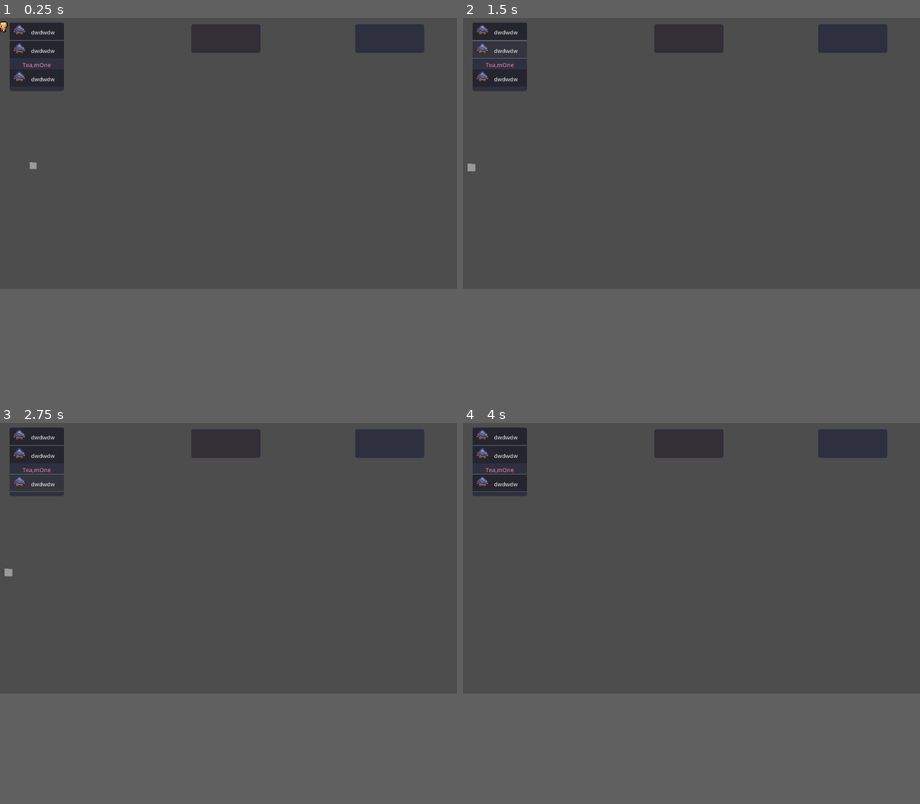
Above: before the commit, frames 1-4 (two rows, left to right).
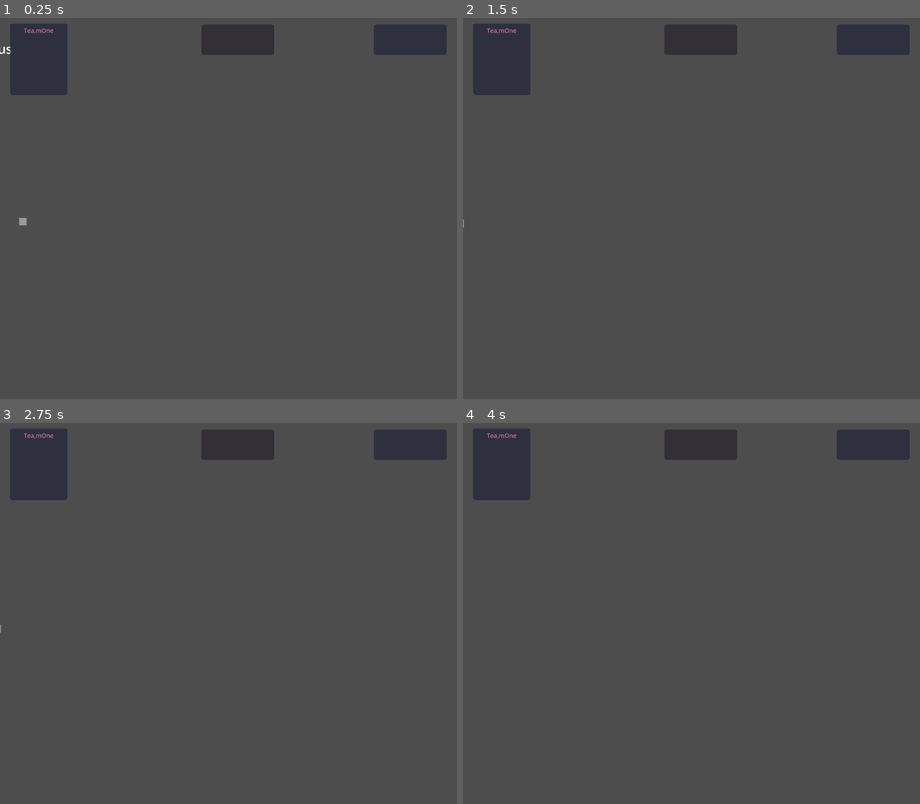
Above: after the commit, the same moments.

Repository: nathan-guiard/zappy
Game: Godot game, scene res://main.tscn
Same seed, same stepped clock (60 frames per second), same inputs: the game is played once before the commit and once after it.
Inputs (mouse positions are in pixels of both pictures, inside the frame that each line leads up to):
- Up to frame 1 (0.25 s): no input
- Up to frame 2 (1.5 s): click (499, 29) at 0.52 s; click (499, 48) at 1.27 s
- Up to frame 3 (2.75 s): click (36, 483) at 2.02 s
- Up to frame 4 (4 s): tap Enter at 2.75 s; move the mouse to (792, 541) at 2.77 s; hold W 2.78-3.5 s; tap P at 2.85 s; click (792, 541) at 2.92 s; tap Space at 3.5 s; drag from (600, 571) to (668, 609) at 3.52 s
In our replay, the window is 800x480 before the commit and 800x673 after it. These sizes can differ from the game's own. Grey fills any space a smaller window leaves; there, only what the larger window draws over its background counts as a difference.

The runs differ from the first frame. In frame 1, 1.9% of the frame differs, in the area x 0-98%, y 0-55%; in frame 2, 1.8%; in frame 3, 1.8%; in frame 4, 1.8%.

Commit message:
team indication done, with color

Diff:
--- a/graphics/Camera2D.gd
+++ b/graphics/Camera2D.gd
@@ -13,8 +13,8 @@
 		return focused_player if is_instance_valid(focused_player) else null
 	set(new_val):
 		if new_val == null:
-			if focused_player:
-				focused_player.toggle_outline(false)
+			#if focused_player:
+				#focused_player.toggle_outline(false)
 			tile_map.clear_traces_square()
 			tile_map.close_inventory()
 		focused_player = new_val
--- a/graphics/PlayerInfoBtn.gd
+++ b/graphics/PlayerInfoBtn.gd
@@ -3,17 +3,33 @@
 class_name PlayerInfoBtn
 
 
-@onready var texture_rect: TextureRect = $HBoxContainer/MarginContainer/TextureRect
+@onready var texture_rect: TextureRect = %TextureRect
 @onready var label_info: Label = $HBoxContainer/LabeInfo
 
 var player_id: int
 
 @export var logo: Texture2D:
 	set(val):
+		print(val)
 		logo = val
-		texture_rect.texture = logo
+		if texture_rect:
+			texture_rect.texture = logo
 
 @export var info: String:
 	set(val):
+		print("info: ", val)
 		info = val
-		label_info.text = info
+		if label_info:
+			label_info.text = info
+
+@export var logo_color: Color:
+	set(val):
+		logo_color = val
+		if texture_rect:
+			print("shader parama: ",(texture_rect.material as ShaderMaterial).get_shader_parameter("outline_color"))
+			(texture_rect.material as ShaderMaterial).set_shader_parameter("outline_color", logo_color)
+
+func _ready() -> void:
+		#texture_rect.material = preload("res://player_shader.tres")
+		#(texture_rect.material as ShaderMaterial).set_shader_parameter("shader_parameter/outline_color", Vector4(255,1,1, 1))
+	texture_rect.material = preload("res://player_shader.tres").duplicate()
--- a/graphics/PlayerInfoBtn.tscn
+++ b/graphics/PlayerInfoBtn.tscn
@@ -1,7 +1,35 @@
-[gd_scene load_steps=3 format=3 uid="uid://delydwahpgwe1"]
+[gd_scene load_steps=5 format=3 uid="uid://delydwahpgwe1"]
 
 [ext_resource type="Texture2D" path="res://linemate_texture.res" id="1_8n448"]
 [ext_resource type="Script" path="res://PlayerInfoBtn.gd" id="1_cadi3"]
+
+[sub_resource type="Shader" id="Shader_mcchf"]
+code = "shader_type canvas_item;
+
+uniform vec4 outline_color : source_color;
+
+void fragment(){
+	float size_x = 2.0/float(textureSize(TEXTURE, 0).x);
+	float size_y = 2.0/float(textureSize(TEXTURE, 0).y);
+	vec4 sprite_color = texture(TEXTURE, UV);
+	float alpha = -4.0 * sprite_color.a;
+	alpha += texture(TEXTURE, UV + vec2(size_x, 0)).a;
+	alpha += texture(TEXTURE, UV + vec2(-size_x, 0)).a;
+	alpha += texture(TEXTURE, UV + vec2(0, size_y)).a;
+	alpha += texture(TEXTURE, UV + vec2(0, -size_y)).a;
+	//For outlining corners
+	//Change the -4.0 to -8.0 in alpa if adding these lines
+	/*alpha += texture(TEXTURE, UV + vec2(size_x, size_y)).a;
+	alpha += texture(TEXTURE, UV + vec2(-size_x, size_y)).a;
+	alpha += texture(TEXTURE, UV + vec2(-size_x, -size_y)).a;
+	alpha += texture(TEXTURE, UV + vec2(size_x, -size_y)).a;*/
+	vec4 final_color = mix(sprite_color, outline_color, clamp(alpha, 0.0, 1.0));
+	COLOR = vec4(final_color.rgb, clamp(abs(alpha) + sprite_color.a, 0.0, 1.0));
+}"
+
+[sub_resource type="ShaderMaterial" id="ShaderMaterial_wxixx"]
+shader = SubResource("Shader_mcchf")
+shader_parameter/outline_color = Color(0.933333, 0, 0.54902, 1)
 
 [node name="PlayerInfoBtn" type="Button"]
 custom_minimum_size = Vector2(2.08165e-12, 150)
@@ -10,6 +38,9 @@
 scale = Vector2(0.5, 0.5)
 mouse_default_cursor_shape = 2
 script = ExtResource("1_cadi3")
+logo = ExtResource("1_8n448")
+info = "ijijijijijij"
+logo_color = Color(0.92549, 0.270588, 0.427451, 1)
 
 [node name="HBoxContainer" type="HBoxContainer" parent="."]
 layout_mode = 0
@@ -23,7 +54,9 @@
 theme_override_constants/margin_right = 20
 
 [node name="TextureRect" type="TextureRect" parent="HBoxContainer/MarginContainer"]
+unique_name_in_owner = true
 texture_filter = 1
+material = SubResource("ShaderMaterial_wxixx")
 layout_mode = 2
 texture = ExtResource("1_8n448")
 expand_mode = 2
@@ -33,6 +66,6 @@
 layout_mode = 2
 size_flags_horizontal = 3
 theme_override_font_sizes/font_size = 48
-text = "dwdwdw"
+text = "ijijijijijij"
 
 [connection signal="button_down" from="." to="." method="_on_button_down"]
--- a/graphics/TileMap.gd
+++ b/graphics/TileMap.gd
@@ -4,6 +4,7 @@
 @onready var panel_container: PanelContainer = %CanvasLayer/PanelContainer
 @onready var panel_players: PanelContainer = $"../CanvasLayer/PanelContainer2"
 @onready var panel_container_inventory: PanelContainer = $"../CanvasLayer/PanelContainerInventory"
+@onready var team_h_box_container: HBoxContainer = $"../CanvasLayer/TeamScrollContainer/TeamHBoxContainer"
 
 @onready var v_box_container_players: VBoxContainer = %VBoxContainerPlayers
 const player_info_btn_scene: PackedScene = preload("res://PlayerInfoBtn.tscn")
@@ -322,14 +323,23 @@
 			update_contents_in_v_box_ctn(v_box_container_inventory, player.inventory)
 		if not teams_color.has(player.team):
 			teams_color[player.team] = TEAM_COLORS[teams_color.size()]
-
+			var new_label: Label = Label.new()
+			new_label.text = player.team
+			new_label["theme_override_colors/font_color"] = teams_color[player.team]
+			new_label["theme_override_font_sizes/font_size"] = 45
+			team_h_box_container.add_child(new_label)
 
 		var player_info_btn: PlayerInfoBtn = player_info_btn_scene.instantiate()
 		v_box_container_players.add_child(player_info_btn)
 		player_info_btn.info = "Level " + str(player.level)
 		player_info_btn.logo = player.anim.sprite_frames.get_frame_texture("down_walk", 0)
+		player_info_btn.logo_color = teams_color[player.team]
 		player_info_btn.player_id =  player.id
 		player_info_btn.button_down.connect(_on_player_info_btn_button_down.bind(player.id))
+
+		if player.team_color == Color(0, 0, 0):
+			player.team_color = teams_color[player.team]
+
 		#print("action: ", new_player.action)
 	#print("_players: ", _players)
 
@@ -495,12 +505,12 @@
 func _on_player_info_btn_button_down(player_id: int) -> void:
 	print("button pressed ! player_id: ", player_id)
 	for curr_player_id: int in _players:
-		(_players[curr_player_id] as Player).toggle_outline(false)
+		# (_players[curr_player_id] as Player).toggle_outline(false)
+		pass
 	if _players.has(player_id):
 		var player: Player = _players[player_id]
 		camera.focus_player(player)
-		player.toggle_outline(true)
-		#get_viewport().set_input_as_handled()
+		# player.toggle_outline(true)
 
 
 func clear_traces_square() -> void:
--- a/graphics/main.tscn
+++ b/graphics/main.tscn
@@ -9,7 +9,6 @@
 [ext_resource type="PackedScene" uid="uid://bvg6orivi3vvd" path="res://player.tscn" id="6_2hnmn"]
 [ext_resource type="PackedScene" uid="uid://b35toih8wxky3" path="res://hover_square.tscn" id="7_flrrs"]
 [ext_resource type="StyleBox" uid="uid://csx6cf6g688pf" path="res://sep_style.tres" id="8_xm0ke"]
-[ext_resource type="PackedScene" uid="uid://delydwahpgwe1" path="res://PlayerInfoBtn.tscn" id="9_w5ku1"]
 
 [sub_resource type="StyleBoxFlat" id="StyleBoxFlat_mjxie"]
 bg_color = Color(0.145098, 0.156863, 0.239216, 1)
@@ -80,22 +79,13 @@
 layout_mode = 2
 size_flags_horizontal = 3
 
-[node name="PlayerInfoBtn" parent="CanvasLayer/PanelContainer2/ScrollContainer/VBoxContainerPlayers" instance=ExtResource("9_w5ku1")]
-layout_mode = 2
-
 [node name="HSeparator" type="HSeparator" parent="CanvasLayer/PanelContainer2/ScrollContainer/VBoxContainerPlayers"]
-layout_mode = 2
-
-[node name="PlayerInfoBtn2" parent="CanvasLayer/PanelContainer2/ScrollContainer/VBoxContainerPlayers" instance=ExtResource("9_w5ku1")]
 layout_mode = 2
 
 [node name="TeamName" parent="CanvasLayer/PanelContainer2/ScrollContainer/VBoxContainerPlayers" instance=ExtResource("4_5gvmr")]
 modulate = Color(1, 0.517647, 0.670588, 1)
 layout_mode = 2
 color = Color(1, 0.517647, 0.670588, 1)
-
-[node name="PlayerInfoBtn3" parent="CanvasLayer/PanelContainer2/ScrollContainer/VBoxContainerPlayers" instance=ExtResource("9_w5ku1")]
-layout_mode = 2
 
 [node name="PanelContainerInventory" type="PanelContainer" parent="CanvasLayer"]
 modulate = Color(1, 1, 1, 0.776471)
@@ -122,6 +112,17 @@
 visible = false
 layout_mode = 2
 theme_override_styles/separator = ExtResource("8_xm0ke")
+
+[node name="TeamScrollContainer" type="ScrollContainer" parent="CanvasLayer"]
+offset_left = 107.0
+offset_top = 1494.0
+offset_right = 1814.0
+offset_bottom = 1563.0
+
+[node name="TeamHBoxContainer" type="HBoxContainer" parent="CanvasLayer/TeamScrollContainer"]
+layout_mode = 2
+size_flags_horizontal = 6
+theme_override_constants/separation = 100
 
 [node name="Network" type="Node" parent="."]
 script = ExtResource("4_b2sue")
@@ -156,8 +157,5 @@
 
 [node name="TracesSquare" type="Node2D" parent="TileMap"]
 
-[connection signal="button_down" from="CanvasLayer/PanelContainer2/ScrollContainer/VBoxContainerPlayers/PlayerInfoBtn" to="TileMap" method="_on_player_info_btn_button_down"]
-[connection signal="button_down" from="CanvasLayer/PanelContainer2/ScrollContainer/VBoxContainerPlayers/PlayerInfoBtn2" to="TileMap" method="_on_player_info_btn_button_down"]
-[connection signal="button_down" from="CanvasLayer/PanelContainer2/ScrollContainer/VBoxContainerPlayers/PlayerInfoBtn3" to="TileMap" method="_on_player_info_btn_button_down"]
 [connection signal="map_ready" from="Network" to="TileMap" method="_on_network_map_ready"]
 [connection signal="map_update" from="Network" to="TileMap" method="_on_network_map_update"]
--- a/graphics/player.gd
+++ b/graphics/player.gd
@@ -9,7 +9,15 @@
 	# "state": string or object, // see below
 	# "level": number,
 
-@onready var outline_shader: ShaderMaterial = preload("res://player_shader.tres")
+
+
+@onready var outline_shader: ShaderMaterial = preload("res://player_shader.tres").duplicate()
+
+@onready var team_color: Color = Color(0,0,0):
+	set(val):
+		team_color = val
+		outline_shader.set_shader_parameter("outline_color", team_color)
+
 
 @onready var animations: Array[AnimatedSprite2D] = [$level_1, $level_2, $level_3, $level_4, $level_5, $level_6, $level_7, $level_8]
 @onready var action_label: RichTextLabel = %ActionLabel
@@ -151,6 +159,7 @@
 	)
 	tween_scale.tween_property(self, "scale", Vector2(1, 1), 2).set_ease(Tween.EASE_OUT).set_trans(Tween.TRANS_ELASTIC)
 
+	toggle_outline(true)
 
 
 func toggle_outline(toggle: bool) -> void:
--- a/graphics/player_shader.tres
+++ b/graphics/player_shader.tres
@@ -1,7 +1,29 @@
 [gd_resource type="ShaderMaterial" load_steps=2 format=3 uid="uid://bufvwp30348mh"]
 
-[ext_resource type="Shader" path="res://player.gdshader" id="1_dnihv"]
+[sub_resource type="Shader" id="Shader_mcchf"]
+code = "shader_type canvas_item;
+
+uniform vec4 outline_color : source_color;
+
+void fragment(){
+	float size_x = 2.0/float(textureSize(TEXTURE, 0).x);
+	float size_y = 2.0/float(textureSize(TEXTURE, 0).y);
+	vec4 sprite_color = texture(TEXTURE, UV);
+	float alpha = -4.0 * sprite_color.a;
+	alpha += texture(TEXTURE, UV + vec2(size_x, 0)).a;
+	alpha += texture(TEXTURE, UV + vec2(-size_x, 0)).a;
+	alpha += texture(TEXTURE, UV + vec2(0, size_y)).a;
+	alpha += texture(TEXTURE, UV + vec2(0, -size_y)).a;
+	//For outlining corners
+	//Change the -4.0 to -8.0 in alpa if adding these lines
+	/*alpha += texture(TEXTURE, UV + vec2(size_x, size_y)).a;
+	alpha += texture(TEXTURE, UV + vec2(-size_x, size_y)).a;
+	alpha += texture(TEXTURE, UV + vec2(-size_x, -size_y)).a;
+	alpha += texture(TEXTURE, UV + vec2(size_x, -size_y)).a;*/
+	vec4 final_color = mix(sprite_color, outline_color, clamp(alpha, 0.0, 1.0));
+	COLOR = vec4(final_color.rgb, clamp(abs(alpha) + sprite_color.a, 0.0, 1.0));
+}"
 
 [resource]
-shader = ExtResource("1_dnihv")
+shader = SubResource("Shader_mcchf")
 shader_parameter/outline_color = Color(1, 1, 1, 1)
--- a/graphics/project.godot
+++ b/graphics/project.godot
@@ -26,9 +26,8 @@
 
 [display]
 
-window/size/viewport_width=1000
-window/size/viewport_height=600
-window/stretch/scale=0.5
+window/size/viewport_width=1900
+window/size/viewport_height=1600
 
 [physics]
 
Not shown: 1 places in graphics/main.tscn that only renumber resources
